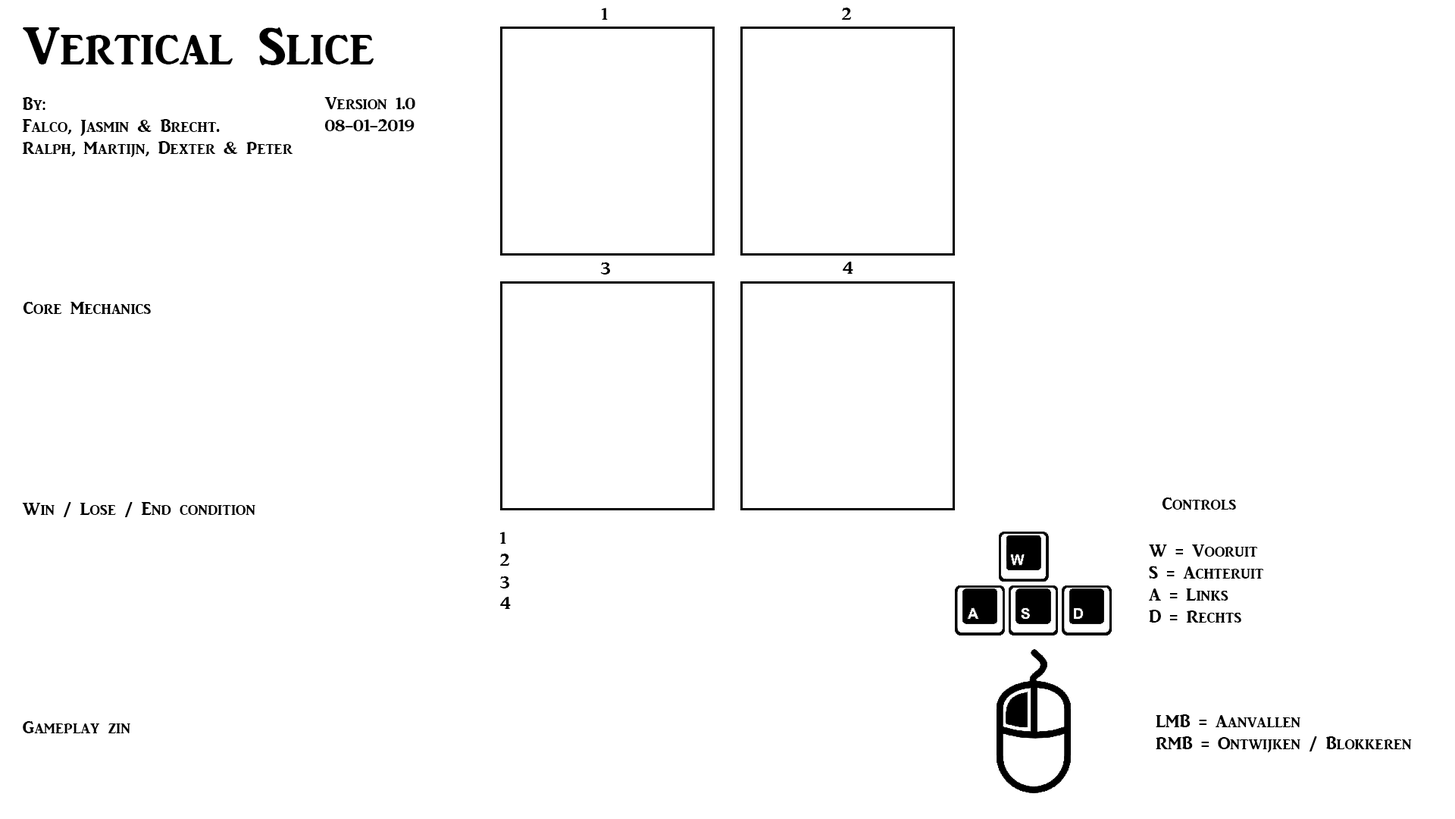
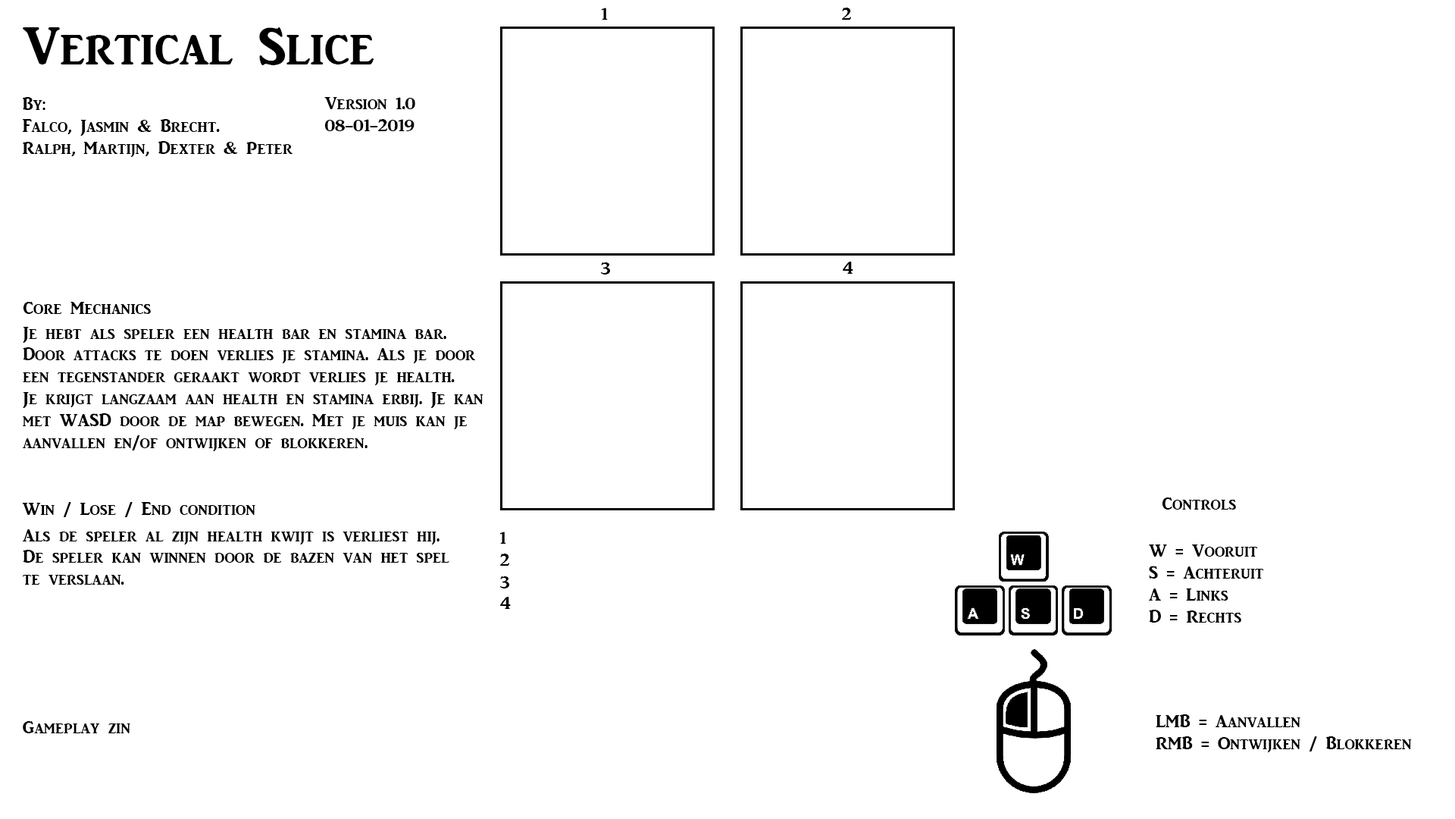
Comparing the layer stacks of the two 1455x819 images. Changes:
added layer "Je hebt als speler een health bar en stamina bar. Door attacks" above "Als de speler al zijn health kwijt is verliest hij. De speler" over [22, 326, 484, 452]
added layer "Als de speler al zijn health kwijt is verliest hij. De speler" above "LMB = Aanvallen RMB = Ontwijken / Blokkeren" over [22, 529, 450, 585]
